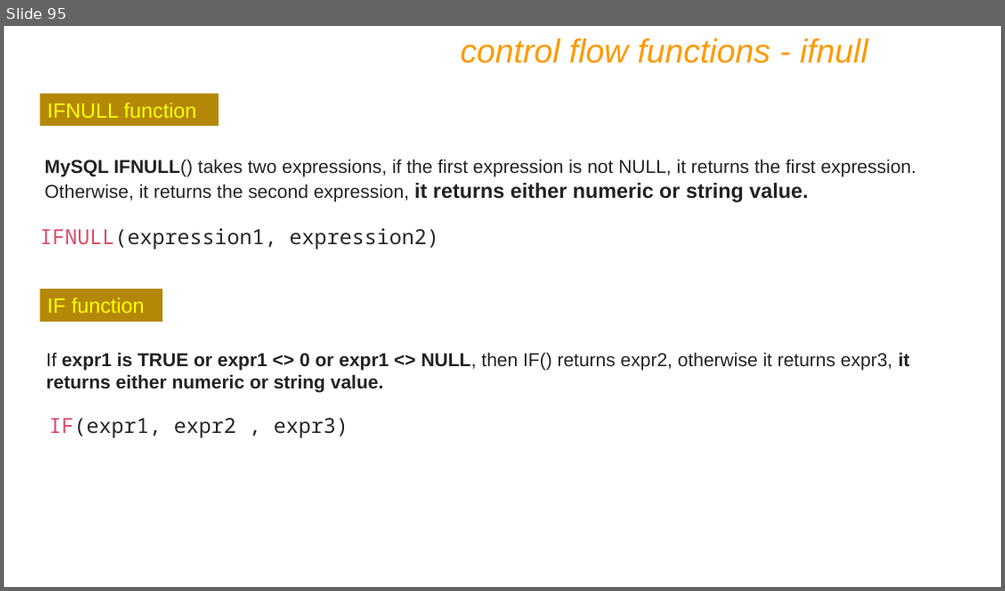
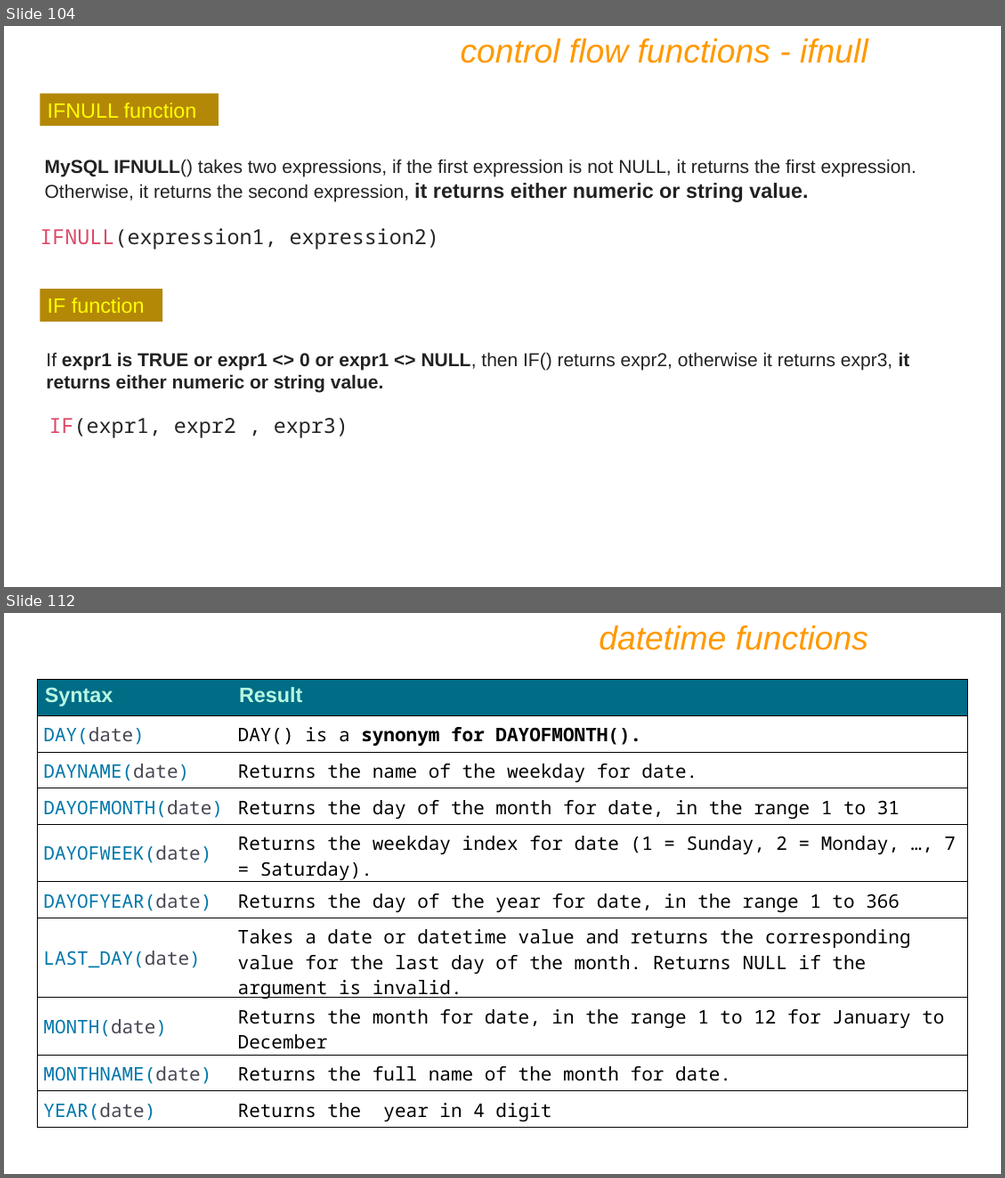
Before and after one commit to Nilesh-Parit/DBT, a slide deck: IET MySQL PPT Ver9.pptx. Shown one above the other, each under a label of ours: slide 95 before the commit, slides 104 and 112 after it; the slides between them are not shown. The pictures are 1005x591 and 1005x1178 pixels, drawn with LibreOffice and Linux fonts; fonts in the diff are those of the drawing. Boxes give left, top, right and bottom in pixels: in the first picture for what was removed or moved away, otherwise in the second. Text is boxed around its words. In the diff, an @@ line names an element or a change of style, - is before the commit and + after.

```diff
--- a/IET MySQL PPT Ver9.pptx
+++ b/IET MySQL PPT Ver9.pptx
@@ slide 112 added at (4, 613, 1001, 1174), background #FFFFFF @@
@@ text added at (599, 625, 868, 650), 32 pt, text #FF9900, italic @@
+datetime functions
@@ table added at (38, 680, 968, 1125), 10 rows, 2 columns @@
+Syntax | Result
+DAY(date) | DAY() is a synonym for DAYOFMONTH().
+DAYNAME(date) | Returns the name of the weekday for date.
+DAYOFMONTH(date) | Returns the day of the month for date, in the range 1 to 31
+DAYOFWEEK(date) | Returns the weekday index for date (1 = Sunday, 2 = Monday, …, 7 = Saturday).
+DAYOFYEAR(date) | Returns the day of the year for date, in the range 1 to 366
+LAST_DAY(date) | Takes a date or datetime value and returns the corresponding value for the last day of the month. Returns NULL if the argument is invalid.
+MONTH(date) | Returns the month for date, in the range 1 to 12 for January to December
+MONTHNAME(date) | Returns the full name of the month for date.
+YEAR(date) | Returns the year in 4 digit
@@ what was slide 95 is now slide 104 @@
```
Also in this commit, not shown: 4 slides changed, 27 other slides added.
